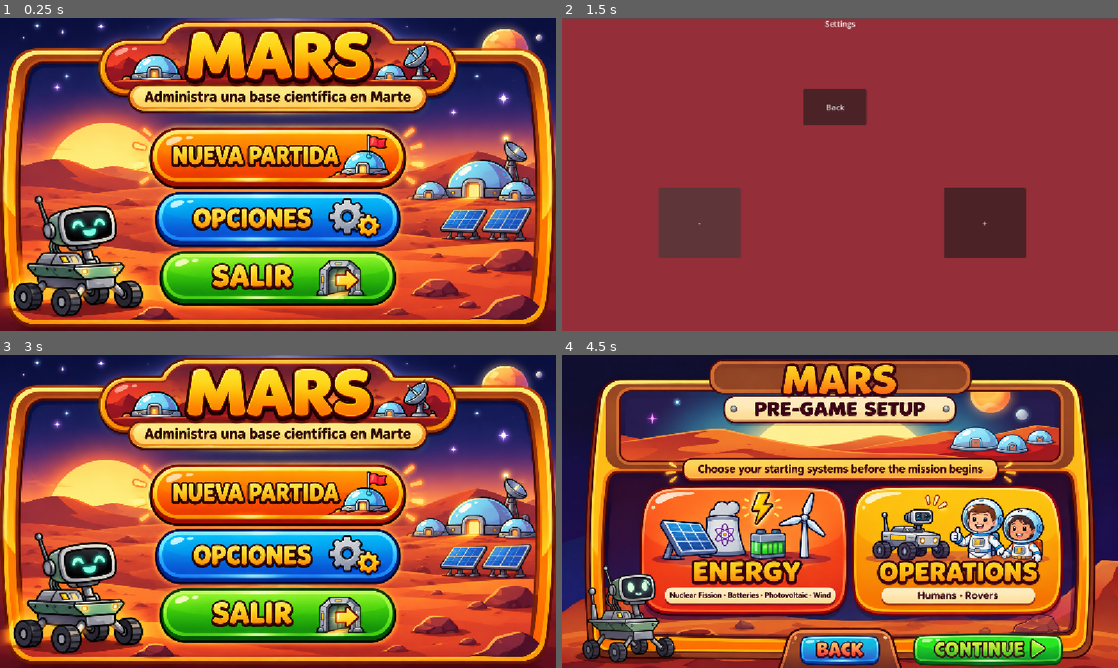
Above: before the commit, frames 1-4 (two rows, left to right).
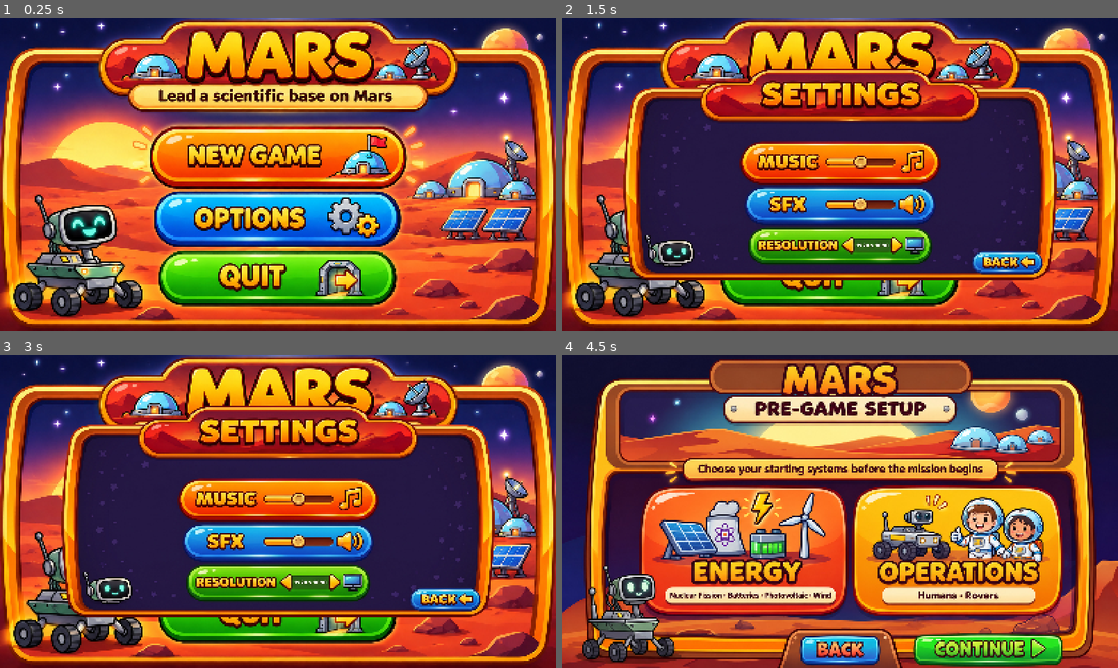
Above: after the commit, the same moments.

Repository: Jigsawka/Marcians
Game: Godot game, scene res://scenes/main_menu/main_menu.tscn
The game is run twice, just before and just after one commit, with the same random seed, the same clock (stepped at 60 frames per second) and the same inputs. The engine's default icon, where the game draws it, is replaced by a stand-in: a white triangle on a blue panel in a dark square.
Inputs (mouse positions are in pixels of both pictures, inside the frame that each line leads up to; where the layout moved, square brackets give the same spot in the first picture):
- Up to frame 1 (0.25 s): no input
- Up to frame 2 (1.5 s): click (845, 218) [840, 215] at 0.5 s; click (701, 224) at 1.25 s, where only the run before the commit has a clickable "-"
- Up to frame 3 (3 s): click (422, 561) at 2 s, where only the run before the commit has a clickable "+"; click (272, 442) at 2.75 s, where only the run before the commit has a clickable "Back"
- Up to frame 4 (4.5 s): click (1006, 599) at 3.52 s; click (840, 495) [840, 492] at 4.25 s

The runs differ from the first frame. In frame 1, 26% of the frame differs, in the area x 0-100%, y 0-99%; in frame 2, 98%, in the area x 0-100%, y 0-100%; in frame 3, 58%; in frame 4, 16%.

Commit message:
Implementación en tscn del menú principal, e instancia de escena en panel

Diff:
--- a/project.godot
+++ b/project.godot
@@ -26,8 +26,18 @@
 
 [display]
 
+window/size/viewport_width=1672
+window/size/viewport_height=941
+window/size/window_width_override=1152
+window/size/window_height_override=648
 window/stretch/mode="canvas_items"
-window/stretch/aspect="expand"
+
+[file_customization]
+
+folder_colors={
+"res://scenes/": "orange",
+"res://scripts/": "green"
+}
 
 [physics]
 
--- /dev/null
+++ b/scenes/main_menu/boton_nueva_partida.gd
@@ -0,0 +1,8 @@
+extends Button
+
+func _on_mouse_entered() -> void:
+	modulate = Color(0.0, 1.0, 0.0, 1.0)
+
+
+func _on_mouse_exited() -> void:
+	modulate = Color(1.0,1.0,1.0,1.0)
--- a/scenes/main_menu/main_menu.gd
+++ /dev/null
@@ -1,56 +0,0 @@
-extends Control
-## Glossy English menu art, with clickable Godot controls placed on top.
-const ART_SIZE := Vector2(1672.0, 941.0)
-const PREGAME_SCENE := "res://scenes/pregame/pregame.tscn"
-const SETTINGS_SCENE := "res://scenes/settings/settings.tscn"
-const MENU_ART: Texture2D = preload("res://assets/pregame/main.jpg")
-var art_space: Control
-
-func _ready() -> void:
-	set_anchors_and_offsets_preset(Control.PRESET_FULL_RECT)
-	art_space = Control.new()
-	art_space.size = ART_SIZE
-	add_child(art_space)
-	var bg := TextureRect.new()
-	bg.texture = MENU_ART
-	bg.size = ART_SIZE
-	bg.expand_mode = TextureRect.EXPAND_IGNORE_SIZE
-	bg.stretch_mode = TextureRect.STRETCH_SCALE
-	bg.mouse_filter = Control.MOUSE_FILTER_IGNORE
-	art_space.add_child(bg)
-	_button("NewGame", Rect2(450, 327, 785, 179), _on_new_game_pressed)
-	_button("Options", Rect2(463, 515, 752, 162), _on_options_pressed)
-	_button("Quit", Rect2(473, 692, 704, 161), _on_quit_pressed)
-	resized.connect(_layout)
-	_layout()
-
-func _layout() -> void:
-	if not is_instance_valid(art_space): return
-	var ratio: float = minf(size.x / ART_SIZE.x, size.y / ART_SIZE.y)
-	art_space.scale = Vector2.ONE * ratio
-	art_space.position = (size - ART_SIZE * ratio) * 0.5
-
-func _button(name_value: String, rect: Rect2, action: Callable) -> void:
-	var button := Button.new()
-	button.name = name_value
-	button.position = rect.position
-	button.size = rect.size
-	button.focus_mode = Control.FOCUS_NONE
-	button.mouse_default_cursor_shape = Control.CURSOR_POINTING_HAND
-	button.add_theme_stylebox_override("normal", StyleBoxEmpty.new())
-	var hover := StyleBoxFlat.new()
-	hover.bg_color = Color(1, 1, 1, 0.16)
-	hover.set_corner_radius_all(60)
-	button.add_theme_stylebox_override("hover", hover)
-	art_space.add_child(button)
-	button.pressed.connect(action)
-
-func _on_new_game_pressed() -> void:
-	GameSetup.reset_selection()
-	get_tree().change_scene_to_file(PREGAME_SCENE)
-
-func _on_options_pressed() -> void:
-	get_tree().change_scene_to_file(SETTINGS_SCENE)
-
-func _on_quit_pressed() -> void:
-	get_tree().quit()
--- a/scenes/main_menu/main_menu.tscn
+++ b/scenes/main_menu/main_menu.tscn
@@ -1,6 +1,36 @@
 [gd_scene format=3 uid="uid://bll6kv8ingfnf"]
 
-[ext_resource type="Script" uid="uid://dvflei3smpvw6" path="res://scenes/main_menu/main_menu.gd" id="1"]
+[ext_resource type="Script" uid="uid://dvflei3smpvw6" path="res://scripts/main_menu.gd" id="1"]
+[ext_resource type="Texture2D" uid="uid://bt0640lr7c052" path="res://assets/main_menu/Menú principal de Marte con rover sonriente.png" id="2_uqeha"]
+[ext_resource type="Script" uid="uid://mhqargy5uwvg" path="res://scenes/main_menu/boton_nueva_partida.gd" id="3_ob46e"]
+[ext_resource type="Texture2D" uid="uid://ctaakf650506q" path="res://assets/main_menu/Boton NEW GAME.png" id="3_wem23"]
+[ext_resource type="Texture2D" uid="uid://dgrmosc2top60" path="res://assets/main_menu/Boton OPTIONS.png" id="5_3ovsr"]
+[ext_resource type="Texture2D" uid="uid://drhli2vt8bjc0" path="res://assets/main_menu/Boton QUIT.png" id="6_5seab"]
+[ext_resource type="PackedScene" uid="uid://c1tbnv34fylp2" path="res://scenes/settings/settings.tscn" id="7_5seab"]
+
+[sub_resource type="StyleBoxEmpty" id="StyleBoxEmpty_ob46e"]
+
+[sub_resource type="StyleBoxEmpty" id="StyleBoxEmpty_f4kts"]
+
+[sub_resource type="StyleBoxEmpty" id="StyleBoxEmpty_klkup"]
+
+[sub_resource type="StyleBoxEmpty" id="StyleBoxEmpty_uqeha"]
+
+[sub_resource type="StyleBoxEmpty" id="StyleBoxEmpty_wem23"]
+
+[sub_resource type="StyleBoxEmpty" id="StyleBoxEmpty_3ovsr"]
+
+[sub_resource type="StyleBoxEmpty" id="StyleBoxEmpty_4xg86"]
+
+[sub_resource type="StyleBoxEmpty" id="StyleBoxEmpty_thkx5"]
+
+[sub_resource type="StyleBoxEmpty" id="StyleBoxEmpty_x2yjq"]
+
+[sub_resource type="StyleBoxEmpty" id="StyleBoxEmpty_lqpn7"]
+
+[sub_resource type="StyleBoxEmpty" id="StyleBoxEmpty_qel0l"]
+
+[sub_resource type="StyleBoxEmpty" id="StyleBoxEmpty_tt6xx"]
 
 [node name="MainMenu" type="Control" unique_id=271882474]
 layout_mode = 3
@@ -10,3 +40,83 @@
 grow_horizontal = 2
 grow_vertical = 2
 script = ExtResource("1")
+
+[node name="main_music" type="AudioStreamPlayer2D" parent="." unique_id=451394577]
+
+[node name="Sprite2D" type="Sprite2D" parent="." unique_id=1503911846]
+position = Vector2(836, 470)
+texture = ExtResource("2_uqeha")
+
+[node name="Botones" type="Control" parent="." unique_id=521273438]
+anchors_preset = 0
+offset_right = 40.0
+offset_bottom = 40.0
+
+[node name="nueva_partida" type="Button" parent="Botones" unique_id=1863856243]
+light_mask = 0
+layout_mode = 0
+offset_left = 448.0
+offset_top = 321.0
+offset_right = 1233.0
+offset_bottom = 518.0
+theme_override_styles/normal = SubResource("StyleBoxEmpty_ob46e")
+theme_override_styles/pressed = SubResource("StyleBoxEmpty_f4kts")
+theme_override_styles/hover = SubResource("StyleBoxEmpty_klkup")
+icon = ExtResource("3_wem23")
+script = ExtResource("3_ob46e")
+
+[node name="options" type="Button" parent="Botones" unique_id=983523499]
+layout_mode = 0
+offset_left = 462.0
+offset_top = 516.0
+offset_right = 1237.0
+offset_bottom = 696.0
+theme_override_styles/normal = SubResource("StyleBoxEmpty_uqeha")
+theme_override_styles/pressed = SubResource("StyleBoxEmpty_wem23")
+theme_override_styles/hover = SubResource("StyleBoxEmpty_3ovsr")
+icon = ExtResource("5_3ovsr")
+script = ExtResource("3_ob46e")
+
+[node name="quit" type="Button" parent="Botones" unique_id=268735161]
+layout_mode = 0
+offset_left = 476.0
+offset_top = 695.0
+offset_right = 1199.0
+offset_bottom = 870.0
+theme_override_styles/normal = SubResource("StyleBoxEmpty_4xg86")
+theme_override_styles/pressed = SubResource("StyleBoxEmpty_thkx5")
+theme_override_styles/hover = SubResource("StyleBoxEmpty_x2yjq")
+theme_override_styles/disabled = SubResource("StyleBoxEmpty_lqpn7")
+theme_override_styles/focus = SubResource("StyleBoxEmpty_qel0l")
+icon = ExtResource("6_5seab")
+script = ExtResource("3_ob46e")
+
+[node name="Panel" type="Panel" parent="." unique_id=457619301]
+visible = false
+layout_mode = 1
+anchors_preset = 8
+anchor_left = 0.5
+anchor_top = 0.5
+anchor_right = 0.5
+anchor_bottom = 0.5
+offset_left = -650.0
+offset_top = -320.0
+offset_right = 650.0
+offset_bottom = 320.0
+grow_horizontal = 2
+grow_vertical = 2
+theme_override_styles/panel = SubResource("StyleBoxEmpty_tt6xx")
+
+[node name="Settings" parent="Panel" unique_id=23494223 instance=ExtResource("7_5seab")]
+layout_mode = 1
+
+[connection signal="mouse_entered" from="Botones/nueva_partida" to="Botones/nueva_partida" method="_on_mouse_entered"]
+[connection signal="mouse_exited" from="Botones/nueva_partida" to="Botones/nueva_partida" method="_on_mouse_exited"]
+[connection signal="pressed" from="Botones/nueva_partida" to="." method="_on_new_game_pressed"]
+[connection signal="mouse_entered" from="Botones/options" to="Botones/options" method="_on_mouse_entered"]
+[connection signal="mouse_exited" from="Botones/options" to="Botones/options" method="_on_mouse_exited"]
+[connection signal="pressed" from="Botones/options" to="." method="_on_options_pressed"]
+[connection signal="mouse_entered" from="Botones/quit" to="Botones/quit" method="_on_mouse_entered"]
+[connection signal="mouse_exited" from="Botones/quit" to="Botones/quit" method="_on_mouse_exited"]
+[connection signal="pressed" from="Botones/quit" to="." method="_on_quit_pressed"]
+[connection signal="back_main_menu" from="Panel/Settings" to="." method="_on_settings_back_main_menu"]
--- a/scenes/settings/settings.gd
+++ b/scenes/settings/settings.gd
@@ -1,6 +1,7 @@
 extends Control
 
 @export var menu_scene: PackedScene = load("res://scenes/main_menu/main_menu.tscn")
+signal back_main_menu
 
 @export_category("Referencias de Nodos")
 @export var first_button_path: NodePath
@@ -14,10 +15,14 @@
 
 func _on_main_menu_pressed() -> void:
 	print("Volviendo al menú...")
-	get_tree().change_scene_to_packed(menu_scene)
+	back_main_menu.emit()
 
 func _on_downSound_pressed() -> void:
 	print("Subiendo volumen...")
 
 func _on_upSound_pressed() -> void:
 	print("Bajando volumen...")
+
+
+func _on_button_back_pressed() -> void:
+	pass # Replace with function body.
--- a/scenes/settings/settings.tscn
+++ b/scenes/settings/settings.tscn
@@ -1,62 +1,40 @@
 [gd_scene format=3 uid="uid://c1tbnv34fylp2"]
 
 [ext_resource type="Script" uid="uid://cjkh0uio0u31a" path="res://scenes/settings/settings.gd" id="1_vu5fi"]
+[ext_resource type="Texture2D" uid="uid://6cj40hdlryin" path="res://assets/main_menu/panel_settings.png" id="2_vu5fi"]
+
+[sub_resource type="StyleBoxEmpty" id="StyleBoxEmpty_2kdb7"]
+
+[sub_resource type="StyleBoxEmpty" id="StyleBoxEmpty_gi70t"]
+
+[sub_resource type="StyleBoxEmpty" id="StyleBoxEmpty_0pdkl"]
 
 [node name="Settings" type="Control" unique_id=23494223]
 layout_mode = 3
 anchors_preset = 0
 script = ExtResource("1_vu5fi")
 
-[node name="Background" type="Node2D" parent="." unique_id=1689536467]
-position = Vector2(-3, 3)
+[node name="TextureRect" type="TextureRect" parent="." unique_id=1223037679]
+layout_mode = 0
+offset_right = 1300.0
+offset_bottom = 640.0
+texture = ExtResource("2_vu5fi")
+expand_mode = 1
 
-[node name="ColorRect" type="ColorRect" parent="Background" unique_id=1146167523]
-offset_right = 1155.0
-offset_bottom = 645.0
-color = Color(0.5806767, 0.18229681, 0.2197966, 1)
+[node name="Botones" type="Control" parent="." unique_id=1160890653]
+anchors_preset = 0
+offset_right = 40.0
+offset_bottom = 40.0
 
-[node name="Buttons" type="Node2D" parent="Background" unique_id=673866933]
-position = Vector2(3, -3)
+[node name="Button_back" type="Button" parent="Botones" unique_id=1284284203]
+layout_mode = 0
+offset_left = 1050.0
+offset_top = 556.0
+offset_right = 1256.0
+offset_bottom = 611.0
+theme_override_styles/normal = SubResource("StyleBoxEmpty_2kdb7")
+theme_override_styles/pressed = SubResource("StyleBoxEmpty_gi70t")
+theme_override_styles/hover = SubResource("StyleBoxEmpty_0pdkl")
 
-[node name="MarginContainer" type="MarginContainer" parent="Background/Buttons" unique_id=1162315998]
-offset_right = 1152.0
-offset_bottom = 648.0
-
-[node name="VBoxContainer" type="VBoxContainer" parent="Background/Buttons/MarginContainer" unique_id=1271778082]
-layout_mode = 2
-
-[node name="Label" type="Label" parent="Background/Buttons/MarginContainer/VBoxContainer" unique_id=1236226422]
-layout_mode = 2
-text = "Settings"
-horizontal_alignment = 1
-
-[node name="Control" type="Control" parent="Background/Buttons/MarginContainer/VBoxContainer" unique_id=1258336262]
-layout_mode = 2
-
-[node name="back_button" type="Button" parent="Background/Buttons/MarginContainer/VBoxContainer/Control" unique_id=101259920]
-layout_mode = 0
-offset_left = 200.0
-offset_top = 325.0
-offset_right = 370.0
-offset_bottom = 470.0
-text = "-"
-
-[node name="up_sound_button" type="Button" parent="Background/Buttons/MarginContainer/VBoxContainer/Control" unique_id=1584964093]
-layout_mode = 0
-offset_left = 791.0
-offset_top = 325.0
-offset_right = 961.0
-offset_bottom = 470.0
-text = "+"
-
-[node name="down_sound_button" type="Button" parent="Background/Buttons/MarginContainer/VBoxContainer/Control" unique_id=668365084]
-layout_mode = 0
-offset_left = 500.0
-offset_top = 120.0
-offset_right = 631.0
-offset_bottom = 195.0
-text = "Back"
-
-[connection signal="pressed" from="Background/Buttons/MarginContainer/VBoxContainer/Control/back_button" to="." method="_on_downSound_pressed"]
-[connection signal="pressed" from="Background/Buttons/MarginContainer/VBoxContainer/Control/up_sound_button" to="." method="_on_upSound_pressed"]
-[connection signal="pressed" from="Background/Buttons/MarginContainer/VBoxContainer/Control/down_sound_button" to="." method="_on_main_menu_pressed"]
+[connection signal="pressed" from="Botones/Button_back" to="." method="_on_button_back_pressed"]
+[connection signal="pressed" from="Botones/Button_back" to="." method="_on_main_menu_pressed"]
--- a/scenes/zonas/OpZone.tscn
+++ b/scenes/zonas/OpZone.tscn
@@ -6,5 +6,5 @@
 
 [node name="Sprite2D" type="Sprite2D" parent="." unique_id=1107923039]
 modulate = Color(0, 1, 1, 1)
-position = Vector2(817, 592)
+position = Vector2(593, 354)
 texture = ExtResource("1_nurri")
--- /dev/null
+++ b/scripts/main_menu.gd
@@ -0,0 +1,28 @@
+extends Control
+
+@onready var audio_player: AudioStreamPlayer2D = $main_music
+@onready var panel_opciones = $Panel
+
+const PREGAME_SCENE := "res://scenes/pregame/pregame.tscn"
+const SETTINGS_SCENE := "res://scenes/settings/settings.tscn"
+
+func _ready() -> void:
+	var music = load("res://music/main_music.ogg")
+	music.loop = true
+
+	audio_player.stream = music
+	audio_player.play()
+
+func _on_new_game_pressed() -> void:
+	GameSetup.reset_selection()
+	get_tree().change_scene_to_file(PREGAME_SCENE)
+
+func _on_options_pressed() -> void:
+	panel_opciones.visible = true
+
+func _on_quit_pressed() -> void:
+	get_tree().quit()
+
+
+func _on_settings_back_main_menu() -> void:
+	panel_opciones.visible = false
Binary file added: assets/main_menu/Boton NEW GAME.png
Not shown, added: assets/main_menu/Boton NEW GAME.png.import
Binary file added: assets/main_menu/Boton OPTIONS.png
Not shown, added: assets/main_menu/Boton OPTIONS.png.import
Binary file added: assets/main_menu/Boton QUIT.png
Not shown, added: assets/main_menu/Boton QUIT.png.import
Binary file added: assets/main_menu/Menú principal de Marte con rover sonriente.png
Not shown, added: assets/main_menu/Menú principal de Marte con rover sonriente.png.import
Binary file added: assets/main_menu/panel_settings.png
Not shown, added: assets/main_menu/panel_settings.png.import
Binary file added: assets/main_menu/settings.jpg
Not shown, added: assets/main_menu/settings.jpg.import
(and 7 more such lines)
